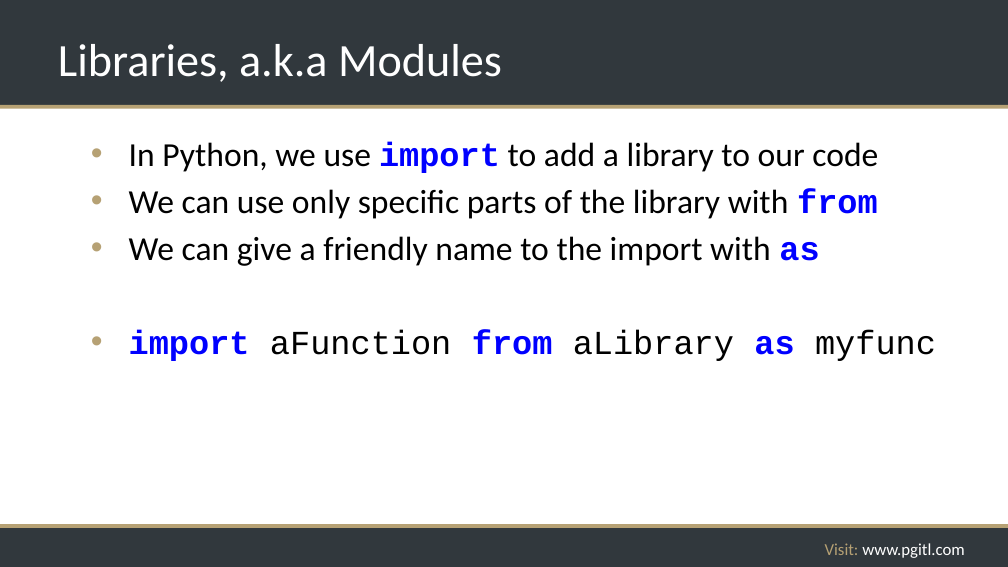
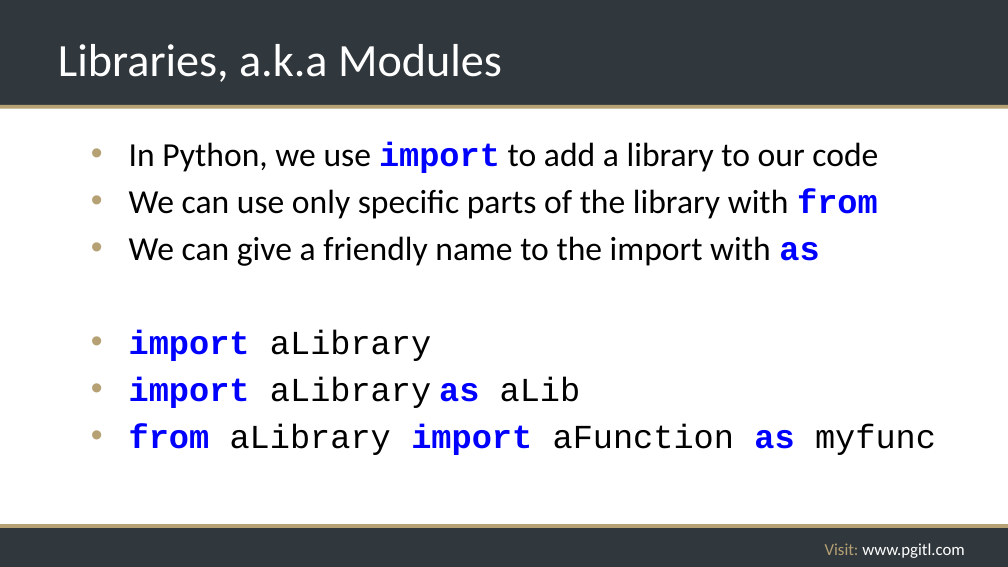
Before and after one commit to rikkouri/project-a, a slide deck: slide 135 of Programming Foundations.pptx. Drawn at 1008x567 pixels with LibreOffice and Linux fonts; fonts in the diff are those of the drawing; background and template pictures are left out. Boxes give left, top, right and bottom in pixels: in the first picture for what was removed or moved away, otherwise in the second. Text is boxed around its words. In the diff, an @@ line names an element or a change of style, - is before the commit and + after.

```diff
--- a/Programming Foundations.pptx
+++ b/Programming Foundations.pptx
@@ text at bbox=[129, 329, 936, 455]: text changed @@
-• import aFunction from aLibrary as myfunc
+• import aLibrary
+• import aLibrary as aLib
+• from aLibrary import aFunction as myfunc
```
Also in this commit, not shown: 4 other slides changed, 1 slide added, 2 other files.
